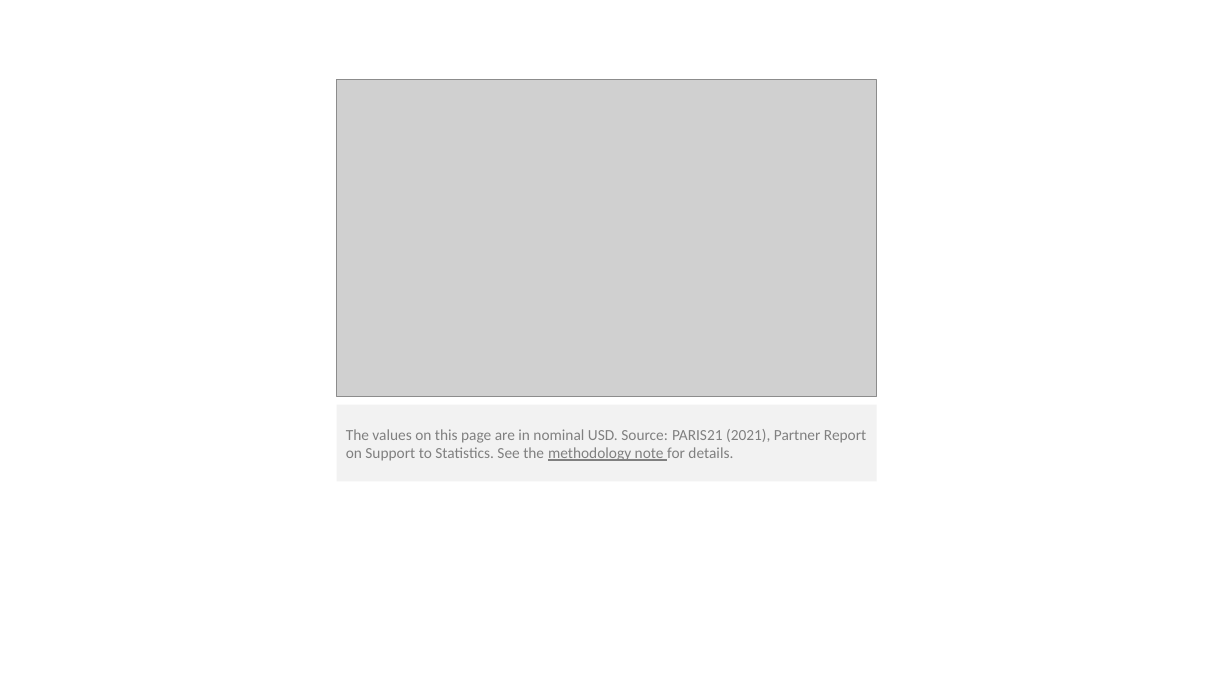
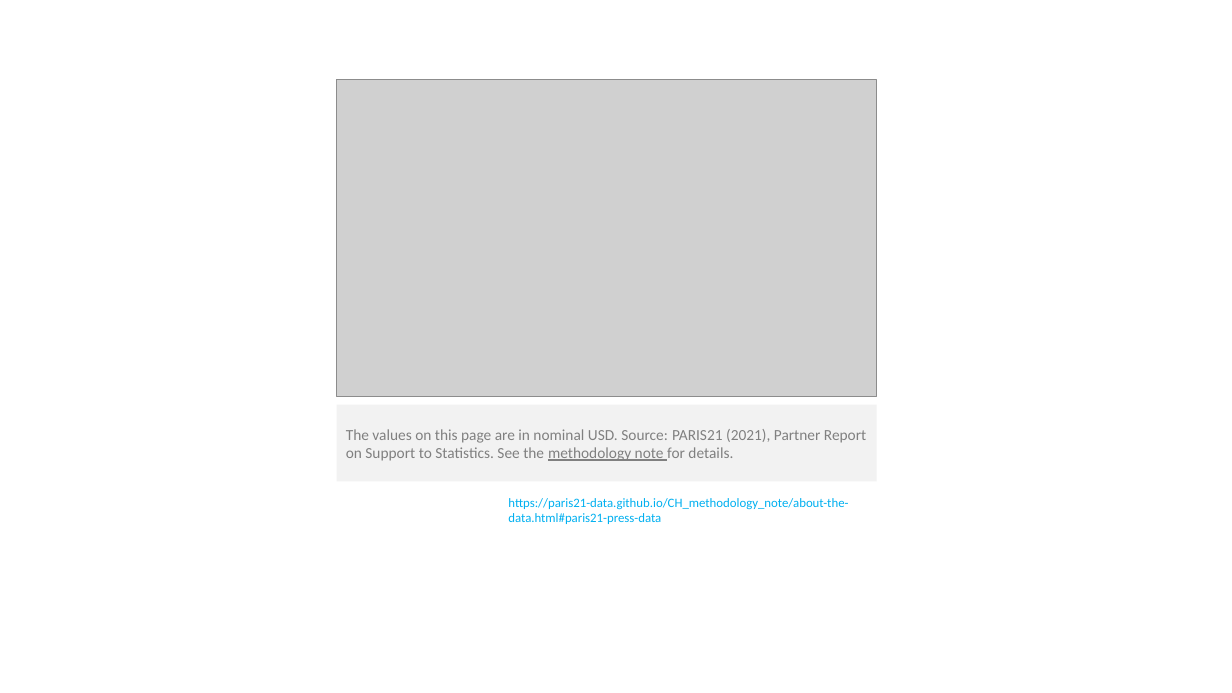
Before and after one commit to tian-y/Norway_factsheet, a slide deck: slide 36 of ChartExplainerAndUnitandSource_links.pptx. Drawn at 1232x693 pixels with LibreOffice and Linux fonts; fonts in the diff are those of the drawing; grey boxes stand for pictures. Boxes give left, top, right and bottom in pixels: in the first picture for what was removed or moved away, otherwise in the second. Text is boxed around its words. In the diff, an @@ line names an element or a change of style, - is before the commit and + after.

```diff
--- a/ChartExplainerAndUnitandSource_links.pptx
+++ b/ChartExplainerAndUnitandSource_links.pptx
@@ text added at [508, 498, 848, 524], 10 pt, text #00B0F0 @@
+https://paris21-data.github.io/CH_methodology_note/about-the-data.html#paris21-press-data
```
Also in this commit, not shown: 26 other slides changed, 6 other files.
